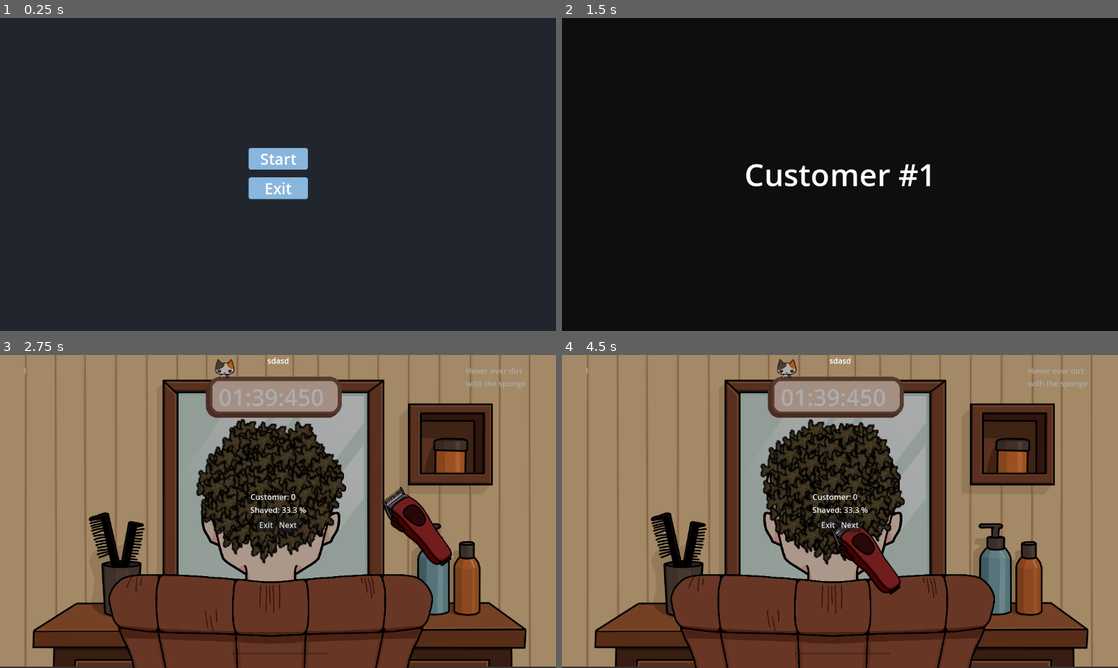
Above: before the commit, frames 1-4 (two rows, left to right).
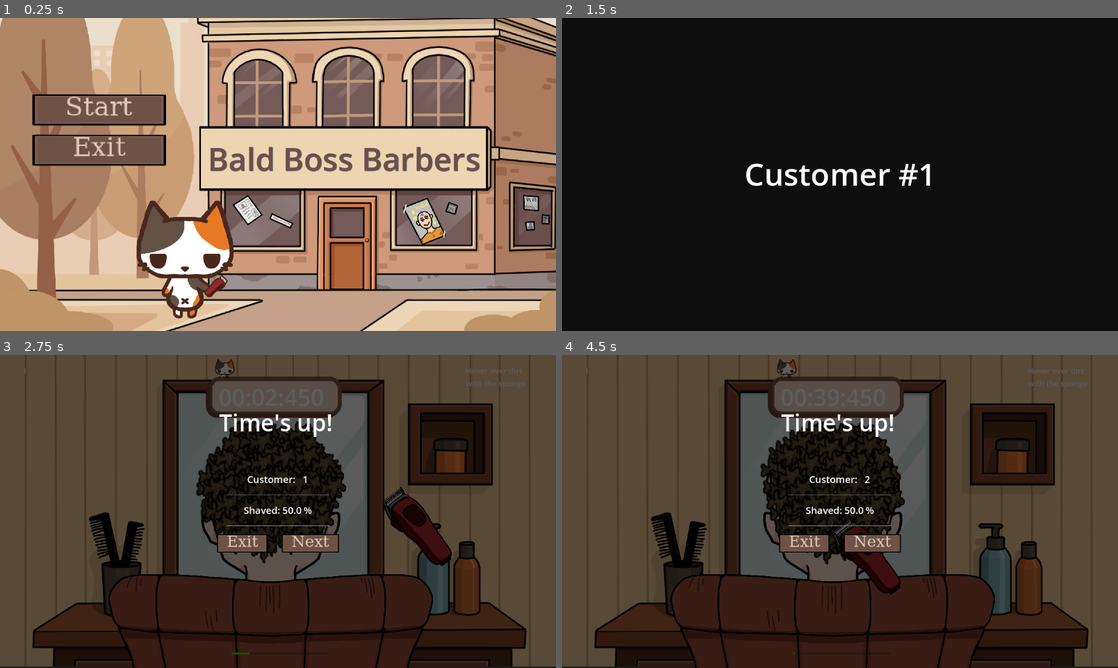
Above: after the commit, the same moments.

Repository: Warreign/fortune-favors-the-bold
Game: Godot game, scene res://MainMenu/MainMenu.tscn
Same seed, same stepped clock (60 frames per second), same inputs: the game is played once before the commit and once after it.
Inputs (mouse positions are in pixels of both pictures, inside the frame that each line leads up to):
- Up to frame 1 (0.25 s): no input
- Up to frame 2 (1.5 s): click "Start" at 0.5 s; click "Start" at 1.25 s
- Up to frame 3 (2.75 s): tap Enter at 2 s; move the mouse to (400, 495) at 2.02 s; tap G (_end_level) at 2.1 s
- Up to frame 4 (4.5 s): click "Next" at 2.75 s; click "Next" at 3.5 s; click (851, 524) at 4.25 s; move the mouse to (728, 527) at 4.27 s; tap G (_end_level) at 4.35 s

The runs differ from the first frame. In frame 1, 99% of the frame differs, in the area x 0-100%, y 0-100%; in frame 2, 0.3%; in frame 3, 88%; in frame 4, 88%.

Commit message:
menu assets

Diff:
--- a/General/LevelEnd.gd
+++ b/General/LevelEnd.gd
@@ -1,13 +1,19 @@
 extends CanvasLayer
 
 var current_customer_num: int
-@onready var percent_label: Label = $Container/StatsContainer/PercentStat/Value
-@onready var num_label: Label = $Container/StatsContainer/CustomerStat/Value
+@onready var percent_label: Label = $Container/InfoContainer/StatsContainer/PercentStat/Value
+@onready var num_label: Label = $Container/InfoContainer/StatsContainer/CustomerStat/Value
+@onready var main_title_label: Label = $Container/InfoContainer/Title
 
-func initialize_level_end(customer_num: int, percent: float):
+const FULLY_SHAVED_TITLE: String = "Perfectly shaved!"
+
+func initialize_level_end(customer_num: int, percent: float, is_timeout: bool):
 	current_customer_num = customer_num
-	percent_label.set_text(String.num(percent))
+	percent_label.set_text(String.num(percent, 2))
 	num_label.set_text(String.num_int64(customer_num))
+
+	if not is_timeout:
+		main_title_label.set_text(FULLY_SHAVED_TITLE)
 
 func _on_exit_pressed() -> void:
 	SceneLoader.load_scene(get_parent(), "main_menu", "Returning to menu")
--- a/General/LevelEnd.tscn
+++ b/General/LevelEnd.tscn
@@ -1,6 +1,14 @@
-[gd_scene load_steps=2 format=3 uid="uid://80ey67ev4igw"]
+[gd_scene load_steps=5 format=3 uid="uid://80ey67ev4igw"]
 
 [ext_resource type="Script" uid="uid://sj46uu1aptnp" path="res://General/LevelEnd.gd" id="1_shjiq"]
+[ext_resource type="Theme" uid="uid://drvxmh87hid0p" path="res://General/ui_theme.tres" id="2_o0fxl"]
+
+[sub_resource type="InputEventKey" id="InputEventKey_o0fxl"]
+device = -1
+keycode = 4194305
+
+[sub_resource type="Shortcut" id="Shortcut_d2ucb"]
+events = [SubResource("InputEventKey_o0fxl")]
 
 [node name="LevelEnd" type="CanvasLayer"]
 layer = 5
@@ -13,6 +21,7 @@
 anchor_bottom = 1.0
 grow_horizontal = 2
 grow_vertical = 2
+theme = ExtResource("2_o0fxl")
 
 [node name="Background" type="ColorRect" parent="Container"]
 layout_mode = 1
@@ -21,72 +30,96 @@
 anchor_bottom = 1.0
 grow_horizontal = 2
 grow_vertical = 2
-color = Color(0, 0, 0, 0.3254902)
+color = Color(0, 0, 0, 0.63529414)
 
-[node name="Title" type="Label" parent="Container"]
+[node name="InfoContainer" type="Control" parent="Container"]
+anchors_preset = 0
+offset_right = 40.0
+offset_bottom = 40.0
+
+[node name="InfoBackground" type="TextureRect" parent="Container/InfoContainer"]
+layout_mode = 0
+offset_right = 40.0
+offset_bottom = 40.0
+
+[node name="Title" type="Label" parent="Container/InfoContainer"]
 layout_mode = 1
 anchors_preset = 5
 anchor_left = 0.5
 anchor_right = 0.5
-offset_left = -0.5
-offset_right = 0.5
-offset_bottom = 23.0
+offset_left = 433.5
+offset_top = 106.0
+offset_right = 668.5
+offset_bottom = 173.0
 grow_horizontal = 2
-text = "sdasd"
+theme_type_variation = &"HeaderLarge"
+theme_override_font_sizes/font_size = 48
+text = "Time's up!"
 horizontal_alignment = 1
 
-[node name="StatsContainer" type="VBoxContainer" parent="Container"]
+[node name="StatsContainer" type="VBoxContainer" parent="Container/InfoContainer"]
 layout_mode = 1
 anchors_preset = 8
 anchor_left = 0.5
 anchor_top = 0.5
 anchor_right = 0.5
 anchor_bottom = 0.5
-offset_left = -20.0
-offset_top = -20.0
-offset_right = 20.0
-offset_bottom = 20.0
+offset_left = 451.0
+offset_top = 217.0
+offset_right = 661.0
+offset_bottom = 391.0
 grow_horizontal = 2
 grow_vertical = 2
 alignment = 1
 
-[node name="CustomerStat" type="HBoxContainer" parent="Container/StatsContainer"]
+[node name="CustomerStat" type="HBoxContainer" parent="Container/InfoContainer/StatsContainer"]
 layout_mode = 2
+theme_override_constants/separation = 15
+alignment = 1
 
-[node name="NameLabel" type="Label" parent="Container/StatsContainer/CustomerStat"]
+[node name="NameLabel" type="Label" parent="Container/InfoContainer/StatsContainer/CustomerStat"]
 layout_mode = 2
 text = "Customer:"
 
-[node name="Value" type="Label" parent="Container/StatsContainer/CustomerStat"]
+[node name="Value" type="Label" parent="Container/InfoContainer/StatsContainer/CustomerStat"]
 layout_mode = 2
 text = "#1"
 
-[node name="PercentStat" type="HBoxContainer" parent="Container/StatsContainer"]
+[node name="HSeparator" type="HSeparator" parent="Container/InfoContainer/StatsContainer"]
 layout_mode = 2
 
-[node name="PercentLabel" type="Label" parent="Container/StatsContainer/PercentStat"]
+[node name="PercentStat" type="HBoxContainer" parent="Container/InfoContainer/StatsContainer"]
+layout_mode = 2
+alignment = 1
+
+[node name="PercentLabel" type="Label" parent="Container/InfoContainer/StatsContainer/PercentStat"]
 layout_mode = 2
 text = "Shaved:"
 
-[node name="Value" type="Label" parent="Container/StatsContainer/PercentStat"]
+[node name="Value" type="Label" parent="Container/InfoContainer/StatsContainer/PercentStat"]
 layout_mode = 2
 text = "100"
 
-[node name="Symbol" type="Label" parent="Container/StatsContainer/PercentStat"]
+[node name="Symbol" type="Label" parent="Container/InfoContainer/StatsContainer/PercentStat"]
 layout_mode = 2
 text = "%"
 
-[node name="Buttons" type="HBoxContainer" parent="Container/StatsContainer"]
+[node name="HSeparator2" type="HSeparator" parent="Container/InfoContainer/StatsContainer"]
 layout_mode = 2
+
+[node name="Buttons" type="HBoxContainer" parent="Container/InfoContainer/StatsContainer"]
+layout_mode = 2
+theme_override_constants/separation = 70
 alignment = 1
 
-[node name="Exit" type="Button" parent="Container/StatsContainer/Buttons"]
+[node name="Exit" type="Button" parent="Container/InfoContainer/StatsContainer/Buttons"]
 layout_mode = 2
+shortcut = SubResource("Shortcut_d2ucb")
 text = "Exit"
 
-[node name="Next" type="Button" parent="Container/StatsContainer/Buttons"]
+[node name="Next" type="Button" parent="Container/InfoContainer/StatsContainer/Buttons"]
 layout_mode = 2
 text = "Next"
 
-[connection signal="pressed" from="Container/StatsContainer/Buttons/Exit" to="." method="_on_exit_pressed"]
-[connection signal="pressed" from="Container/StatsContainer/Buttons/Next" to="." method="_on_next_pressed"]
+[connection signal="pressed" from="Container/InfoContainer/StatsContainer/Buttons/Exit" to="." method="_on_exit_pressed"]
+[connection signal="pressed" from="Container/InfoContainer/StatsContainer/Buttons/Next" to="." method="_on_next_pressed"]
--- a/General/LoadingScreen.tscn
+++ b/General/LoadingScreen.tscn
@@ -1,6 +1,8 @@
-[gd_scene load_steps=7 format=3 uid="uid://b7x8j0revg2us"]
+[gd_scene load_steps=8 format=3 uid="uid://b7x8j0revg2us"]
 
 [ext_resource type="Script" uid="uid://dyv0rackafgea" path="res://General/LoadingScreen.gd" id="1_ny31r"]
+
+[sub_resource type="SystemFont" id="SystemFont_ny31r"]
 
 [sub_resource type="StyleBoxFlat" id="StyleBoxFlat_23wes"]
 bg_color = Color(1, 1, 1, 1)
@@ -105,12 +107,14 @@
 anchor_right = 0.5
 anchor_bottom = 0.5
 offset_left = -150.0
-offset_top = -45.5
+offset_top = -46.0
 offset_right = 150.0
-offset_bottom = 45.5
+offset_bottom = 45.0
 grow_horizontal = 2
 grow_vertical = 2
+theme_override_fonts/font = SubResource("SystemFont_ny31r")
 theme_override_font_sizes/font_size = 64
+text = "Hehe"
 
 [node name="ProgressBar" type="ProgressBar" parent="Container"]
 visible = false
--- a/General/PauseMenu.tscn
+++ b/General/PauseMenu.tscn
@@ -1,6 +1,7 @@
-[gd_scene load_steps=2 format=3 uid="uid://prq2bupdkrhr"]
+[gd_scene load_steps=3 format=3 uid="uid://prq2bupdkrhr"]
 
 [ext_resource type="Script" uid="uid://dg6cwem38nddr" path="res://General/PauseMenu.gd" id="1_08sjq"]
+[ext_resource type="Theme" uid="uid://drvxmh87hid0p" path="res://General/ui_theme.tres" id="2_a0k3f"]
 
 [node name="PauseMenu" type="CanvasLayer"]
 layer = 6
@@ -13,6 +14,7 @@
 anchor_bottom = 1.0
 grow_horizontal = 2
 grow_vertical = 2
+theme = ExtResource("2_a0k3f")
 
 [node name="Background" type="ColorRect" parent="Container"]
 layout_mode = 1
@@ -21,7 +23,7 @@
 anchor_bottom = 1.0
 grow_horizontal = 2
 grow_vertical = 2
-color = Color(0, 0, 0, 0.3529412)
+color = Color(0, 0, 0, 0.60784316)
 
 [node name="ButtonContainer" type="VBoxContainer" parent="Container"]
 layout_mode = 1
--- /dev/null
+++ b/General/ui_theme.tres
@@ -0,0 +1,48 @@
+[gd_resource type="Theme" load_steps=10 format=3 uid="uid://drvxmh87hid0p"]
+
+[ext_resource type="Texture2D" uid="uid://cyypg7bsev7sb" path="res://Sprites/WashGame/c9005c63238ca80a.png" id="1_cm6sn"]
+[ext_resource type="Texture2D" uid="uid://diouxafbjxigi" path="res://Sprites/WashGame/a9d2547f72ddb1b0.png" id="1_ediru"]
+[ext_resource type="Texture2D" uid="uid://bl4tgb5amuadr" path="res://Sprites/WashGame/996b1fac9df2d97d.png" id="3_1iuu4"]
+
+[sub_resource type="SystemFont" id="SystemFont_1iuu4"]
+font_names = PackedStringArray("Cursive")
+
+[sub_resource type="StyleBoxTexture" id="StyleBoxTexture_iby16"]
+texture = ExtResource("1_ediru")
+region_rect = Rect2(85, 99, 428, 168)
+
+[sub_resource type="StyleBoxEmpty" id="StyleBoxEmpty_1iuu4"]
+
+[sub_resource type="StyleBoxTexture" id="StyleBoxTexture_1iuu4"]
+texture = ExtResource("1_cm6sn")
+expand_margin_left = 20.0
+expand_margin_right = 20.0
+expand_margin_bottom = 5.0
+region_rect = Rect2(85, 98.919205, 428.1397, 168.16844)
+
+[sub_resource type="StyleBoxTexture" id="StyleBoxTexture_cm6sn"]
+texture = ExtResource("1_ediru")
+expand_margin_left = 20.0
+expand_margin_right = 20.0
+expand_margin_bottom = 5.0
+region_rect = Rect2(84.59308, 99.215294, 428.99158, 168.02298)
+
+[sub_resource type="StyleBoxTexture" id="StyleBoxTexture_c65qe"]
+texture = ExtResource("3_1iuu4")
+expand_margin_left = 20.0
+expand_margin_right = 20.0
+expand_margin_bottom = 5.0
+region_rect = Rect2(85, 100, 429, 167)
+
+[resource]
+resource_name = "UI_Theme"
+Button/colors/font_color = Color(0.8886193, 0.79187346, 0.7382984, 1)
+Button/font_sizes/font_size = 32
+Button/fonts/font = SubResource("SystemFont_1iuu4")
+Button/styles/disabled = SubResource("StyleBoxTexture_iby16")
+Button/styles/focus = SubResource("StyleBoxEmpty_1iuu4")
+Button/styles/hover = SubResource("StyleBoxTexture_1iuu4")
+Button/styles/normal = SubResource("StyleBoxTexture_cm6sn")
+Button/styles/pressed = SubResource("StyleBoxTexture_c65qe")
+Label/font_sizes/font_size = 20
+VBoxContainer/constants/separation = 16
--- a/Levels/Customer.gd
+++ b/Levels/Customer.gd
@@ -33,12 +33,12 @@
 			add_child(pause_menu_instance)
 			is_paused = true;
 
-		if Input.is_action_just_pressed("_end_level") or level_end:
-			var level_end_instance = preload(level_end_widget_path).instantiate()
-			add_child(level_end_instance)
-			level_end_instance.initialize_level_end(customer_number, 33.3)
-			is_paused = true;
+		if Input.is_action_just_pressed("_end_level"):
+			_on_level_end(true, 50);
 
 
-func _on_level_end():
-	level_end = true
+func _on_level_end(is_timeout: bool, percent_shaved: float):
+	var level_end_instance = preload(level_end_widget_path).instantiate()
+	add_child(level_end_instance)
+	level_end_instance.initialize_level_end(customer_number, percent_shaved, is_timeout)
+	is_paused = true;
--- a/Levels/Customer.tscn
+++ /dev/null
@@ -1,27 +0,0 @@
-[gd_scene load_steps=4 format=3 uid="uid://lxb6fdqgcxhm"]
-
-[ext_resource type="Script" uid="uid://bc5wc0glnq37g" path="res://Levels/Customer.gd" id="1_ou3f1"]
-[ext_resource type="PackedScene" uid="uid://bv0dcaep2esce" path="res://General/HUD.tscn" id="2_q872d"]
-[ext_resource type="Texture2D" uid="uid://dwqfyvmg6t826" path="res://General/barbershop.png" id="3_q872d"]
-
-[node name="Customer" type="Node2D"]
-script = ExtResource("1_ou3f1")
-customer_number = 1
-
-[node name="Hud" parent="." instance=ExtResource("2_q872d")]
-layer = 5
-
-[node name="Background" type="CanvasLayer" parent="."]
-
-[node name="TextureRect" type="TextureRect" parent="Background"]
-texture_filter = 1
-anchors_preset = 15
-anchor_right = 1.0
-anchor_bottom = 1.0
-grow_horizontal = 2
-grow_vertical = 2
-size_flags_horizontal = 3
-size_flags_vertical = 3
-texture = ExtResource("3_q872d")
-
-[node name="Sprite2D" type="Sprite2D" parent="."]
--- a/Levels/Customer0.tscn
+++ b/Levels/Customer0.tscn
@@ -19,6 +19,7 @@
 
 [node name="HairGroom" type="Node2D"]
 script = ExtResource("1_penn8")
+customer_number = 1
 
 [node name="BackgroundShaveGame" type="Sprite2D" parent="."]
 position = Vector2(575.49976, 321.50012)
@@ -120,7 +121,8 @@
 CHANCE = 10
 
 [node name="ThinkTimer" type="Timer" parent="HairSpawner"]
-wait_time = 100.0
+wait_time = 3.0
+one_shot = true
 autostart = true
 
 [node name="CorrectTimer" type="Timer" parent="HairSpawner"]
--- a/Levels/Customer1.tscn
+++ b/Levels/Customer1.tscn
@@ -1,40 +1,61 @@
-[gd_scene load_steps=10 format=3 uid="uid://crqo8o2cfemv7"]
+[gd_scene load_steps=13 format=3 uid="uid://crqo8o2cfemv7"]
 
-[ext_resource type="Texture2D" uid="uid://7ugarm1hxci4" path="res://Sprites/WashGame/Game.png" id="1_n7bfs"]
-[ext_resource type="Script" uid="uid://bc5wc0glnq37g" path="res://Levels/Customer.gd" id="1_pxufq"]
-[ext_resource type="Texture2D" uid="uid://pief7y7ppxla" path="res://Sprites/WashGame/headF.png" id="2_renv4"]
-[ext_resource type="Script" uid="uid://blqx70sywhngi" path="res://Scripts/hair_spawner.gd" id="3_sjn8q"]
-[ext_resource type="PackedScene" uid="uid://dr7seaticcntf" path="res://Prefabs/Hair.tscn" id="4_0dohr"]
-[ext_resource type="Script" uid="uid://cbb0f3rgtib20" path="res://Scripts/shaver.gd" id="5_tp26c"]
-[ext_resource type="Texture2D" uid="uid://b3yvrtrvg4o2m" path="res://Sprites/WashGame/Sponge.png" id="6_ttq7d"]
+[ext_resource type="Script" uid="uid://bc5wc0glnq37g" path="res://Levels/Customer.gd" id="1_tp26c"]
+[ext_resource type="Texture2D" uid="uid://7ugarm1hxci4" path="res://Sprites/WashGame/Game.png" id="2_ttq7d"]
+[ext_resource type="Texture2D" uid="uid://pief7y7ppxla" path="res://Sprites/WashGame/headF.png" id="3_xnbha"]
+[ext_resource type="Texture2D" uid="uid://dy1p8s5ej0mti" path="res://Sprites/WashGame/chair.png" id="4_wsl7q"]
+[ext_resource type="Texture2D" uid="uid://c2tdn2yv62tj8" path="res://Sprites/WashGame/timer.png" id="5_t6ypn"]
+[ext_resource type="Script" uid="uid://blqx70sywhngi" path="res://Scripts/hair_spawner.gd" id="6_retuo"]
+[ext_resource type="PackedScene" uid="uid://dr7seaticcntf" path="res://Prefabs/Hair.tscn" id="7_wvesq"]
+[ext_resource type="Script" uid="uid://cbb0f3rgtib20" path="res://Scripts/shaver.gd" id="8_6vvar"]
+[ext_resource type="Texture2D" uid="uid://7ixxwlmtejei" path="res://Sprites/WashGame/shaver.png" id="9_rfgh6"]
+[ext_resource type="Texture2D" uid="uid://ciy1ymckktomb" path="res://Sprites/WashGame/shaver_head1.png" id="10_3niro"]
 
 [sub_resource type="CircleShape2D" id="CircleShape2D_0nlrr"]
 radius = 129.0
 
 [sub_resource type="RectangleShape2D" id="RectangleShape2D_twggc"]
-size = Vector2(81.5586, 35.125847)
+size = Vector2(49.66404, 31.659348)
 
 [node name="HairGroom" type="Node2D"]
-script = ExtResource("1_pxufq")
-customer_number = 1
+script = ExtResource("1_tp26c")
+customer_number = 2
 
-[node name="BackgroundWashGame" type="Sprite2D" parent="."]
+[node name="BackgroundShaveGame" type="Sprite2D" parent="."]
 position = Vector2(575.49976, 321.50012)
 scale = Vector2(0.6015623, 0.5990741)
-texture = ExtResource("1_n7bfs")
+texture = ExtResource("2_ttq7d")
 
 [node name="Head" type="Control" parent="."]
 layout_mode = 3
 anchors_preset = 0
-offset_left = 349.0
-offset_top = 65.0
-offset_right = 812.0
-offset_bottom = 528.0
+offset_left = 347.0
+offset_top = 27.0
+offset_right = 810.0
+offset_bottom = 490.0
 
-[node name="Plate" type="Sprite2D" parent="Head"]
+[node name="Head" type="Sprite2D" parent="Head"]
 position = Vector2(213.99994, 290.99994)
 scale = Vector2(0.2554876, 0.2309982)
-texture = ExtResource("2_renv4")
+texture = ExtResource("3_xnbha")
+
+[node name="Chair" type="Sprite2D" parent="."]
+position = Vector2(561, 632)
+scale = Vector2(0.207, 0.206)
+texture = ExtResource("4_wsl7q")
+
+[node name="Clock" type="Sprite2D" parent="."]
+position = Vector2(573, 111.000015)
+scale = Vector2(0.12, 0.12)
+texture = ExtResource("5_t6ypn")
+
+[node name="ClockLabel" type="Label" parent="Clock"]
+offset_left = -1000.00024
+offset_top = -475.00015
+offset_right = 950.00024
+offset_bottom = 49.999847
+theme_override_font_sizes/font_size = 400
+text = "00:00:000"
 
 [node name="CenterContainer" type="VBoxContainer" parent="."]
 anchors_preset = 8
@@ -80,13 +101,6 @@
 text = "Timeout"
 horizontal_alignment = 1
 
-[node name="ClockLabel" type="Label" parent="CenterContainer/Control"]
-layout_mode = 0
-offset_left = 46.0
-offset_top = -603.0
-offset_right = 146.0
-offset_bottom = -580.0
-
 [node name="ReferenceRect" type="ReferenceRect" parent="."]
 offset_left = 388.0
 offset_top = 180.0
@@ -95,17 +109,19 @@
 border_color = Color(1, 0, 0, 0)
 
 [node name="Area2D" type="Area2D" parent="."]
+position = Vector2(-2, -38)
 
 [node name="ReferenceHeadCollision" type="CollisionShape2D" parent="Area2D"]
-position = Vector2(563, 317)
+position = Vector2(563, 316)
 shape = SubResource("CircleShape2D_0nlrr")
 
 [node name="HairSpawner" type="Node" parent="."]
-script = ExtResource("3_sjn8q")
-hair_prefab = ExtResource("4_0dohr")
+script = ExtResource("6_retuo")
+hair_prefab = ExtResource("7_wvesq")
+CHANCE = 10
 
 [node name="ThinkTimer" type="Timer" parent="HairSpawner"]
-wait_time = 100.0
+wait_time = 40.0
 autostart = true
 
 [node name="CorrectTimer" type="Timer" parent="HairSpawner"]
@@ -135,13 +151,21 @@
 [node name="Shaver" type="CharacterBody2D" parent="." groups=["Shaver"]]
 z_index = 1
 position = Vector2(1, 1)
-script = ExtResource("5_tp26c")
+script = ExtResource("8_6vvar")
 
 [node name="Shaver2" type="Sprite2D" parent="Shaver"]
 visibility_layer = 2
-position = Vector2(366.708, 196.641)
-scale = Vector2(2.65168, 2.8503)
-texture = ExtResource("6_ttq7d")
+position = Vector2(428, 216.00002)
+rotation = -0.64751714
+scale = Vector2(0.4, 0.431)
+texture = ExtResource("9_rfgh6")
+
+[node name="Shaver3" type="Sprite2D" parent="Shaver"]
+visibility_layer = 2
+position = Vector2(428, 216.00002)
+rotation = -0.64751714
+scale = Vector2(0.4, 0.431)
+texture = ExtResource("10_3niro")
 
 [node name="ColorRect" type="ColorRect" parent="Shaver"]
 visible = false
@@ -151,8 +175,8 @@
 color = Color(0.992157, 0.992157, 0.227451, 1)
 
 [node name="CollisionShape2D" type="CollisionShape2D" parent="Shaver"]
-position = Vector2(350.00003, 183.00003)
-rotation = -0.528221
+position = Vector2(355.63208, 188.14241)
+rotation = -0.65100783
 shape = SubResource("RectangleShape2D_twggc")
 
 [connection signal="timeout" from="HairSpawner/ThinkTimer" to="HairSpawner" method="_on_timer_timeout"]
--- a/Levels/Customer2.tscn
+++ /dev/null
@@ -1,27 +0,0 @@
-[gd_scene load_steps=4 format=3 uid="uid://ftcrwiwqk2ay"]
-
-[ext_resource type="Script" uid="uid://bc5wc0glnq37g" path="res://Levels/Customer.gd" id="1_lpy2a"]
-[ext_resource type="PackedScene" uid="uid://bv0dcaep2esce" path="res://General/HUD.tscn" id="2_3u3g1"]
-[ext_resource type="Texture2D" uid="uid://dwqfyvmg6t826" path="res://General/barbershop.png" id="3_50y7p"]
-
-[node name="Customer" type="Node2D"]
-script = ExtResource("1_lpy2a")
-customer_number = 2
-
-[node name="Hud" parent="." instance=ExtResource("2_3u3g1")]
-layer = 5
-
-[node name="Background" type="CanvasLayer" parent="."]
-
-[node name="TextureRect" type="TextureRect" parent="Background"]
-texture_filter = 1
-anchors_preset = 15
-anchor_right = 1.0
-anchor_bottom = 1.0
-grow_horizontal = 2
-grow_vertical = 2
-size_flags_horizontal = 3
-size_flags_vertical = 3
-texture = ExtResource("3_50y7p")
-
-[node name="Sprite2D" type="Sprite2D" parent="."]
--- a/MainMenu/MainMenu.gd
+++ b/MainMenu/MainMenu.gd
@@ -5,7 +5,7 @@
 	SceneLoader.set_configuration({
 		"scenes": {
 			"customer1": "res://Levels/Customer0.tscn",
-			"customer2": "res://Levels/Customer2.tscn",
+			"customer2": "res://Levels/Customer1.tscn",
 			"main_menu": "res://MainMenu/MainMenu.tscn"
 		},
 		"path_to_progress_bar": "Container/ProgressBar",
--- a/MainMenu/MainMenu.tscn
+++ b/MainMenu/MainMenu.tscn
@@ -1,35 +1,17 @@
-[gd_scene load_steps=5 format=3 uid="uid://bgg7tdb3xlmg1"]
+[gd_scene load_steps=7 format=3 uid="uid://bgg7tdb3xlmg1"]
 
+[ext_resource type="Theme" uid="uid://drvxmh87hid0p" path="res://General/ui_theme.tres" id="1_cruaa"]
 [ext_resource type="Script" uid="uid://dv11cnnstxlh" path="res://MainMenu/MainMenu.gd" id="1_r4jk3"]
+[ext_resource type="Texture2D" uid="uid://ne1wjjrd8wb6" path="res://Sprites/WashGame/5f73aca32be26eb0.png" id="3_b76km"]
 
-[sub_resource type="StyleBoxFlat" id="StyleBoxFlat_axdq8"]
-bg_color = Color(0.168627, 0.211765, 0.266667, 1)
-border_width_left = 24
-border_width_right = 24
-border_color = Color(0.168627, 0.211765, 0.266667, 1)
-corner_radius_top_left = 4
-corner_radius_top_right = 4
-corner_radius_bottom_right = 4
-corner_radius_bottom_left = 4
+[sub_resource type="SystemFont" id="SystemFont_b76km"]
 
-[sub_resource type="StyleBoxFlat" id="StyleBoxFlat_7r7ru"]
-bg_color = Color(0.533333, 0.713726, 0.866667, 1)
-border_width_left = 24
-border_width_right = 24
-border_color = Color(0.533333, 0.713726, 0.866667, 1)
-corner_radius_top_left = 4
-corner_radius_top_right = 4
-corner_radius_bottom_right = 4
-corner_radius_bottom_left = 4
+[sub_resource type="InputEventKey" id="InputEventKey_b76km"]
+device = -1
+keycode = 4194305
 
-[sub_resource type="Theme" id="Theme_f1yl6"]
-Button/colors/font_color = Color(1, 1, 1, 1)
-Button/font_sizes/font_size = 32
-Button/styles/hover = SubResource("StyleBoxFlat_axdq8")
-Button/styles/normal = SubResource("StyleBoxFlat_7r7ru")
-Button/styles/pressed = SubResource("StyleBoxFlat_7r7ru")
-Label/font_sizes/font_size = 48
-VBoxContainer/constants/separation = 16
+[sub_resource type="Shortcut" id="Shortcut_lbqne"]
+events = [SubResource("InputEventKey_b76km")]
 
 [node name="MainMenu" type="Control"]
 layout_mode = 3
@@ -38,43 +20,50 @@
 anchor_bottom = 1.0
 grow_horizontal = 2
 grow_vertical = 2
-theme = SubResource("Theme_f1yl6")
+theme = ExtResource("1_cruaa")
 script = ExtResource("1_r4jk3")
 
-[node name="Background" type="ColorRect" parent="."]
+[node name="TextureRect" type="TextureRect" parent="."]
+texture_filter = 1
 layout_mode = 1
 anchors_preset = 15
 anchor_right = 1.0
 anchor_bottom = 1.0
 grow_horizontal = 2
 grow_vertical = 2
-color = Color(0.129412, 0.14902, 0.180392, 1)
+texture = ExtResource("3_b76km")
+expand_mode = 3
 
 [node name="Title" type="Label" parent="."]
 layout_mode = 1
 anchors_preset = 5
 anchor_left = 0.5
 anchor_right = 0.5
-offset_left = -175.0
-offset_top = 64.0
-offset_right = 175.0
-offset_bottom = 155.0
+offset_left = -146.0
+offset_top = 246.0
+offset_right = 419.0
+offset_bottom = 337.0
 grow_horizontal = 2
+theme_override_colors/font_color = Color(0.41960785, 0.30980393, 0.3019608, 1)
+theme_override_colors/font_shadow_color = Color(0.38, 0.38, 0.38, 1)
+theme_override_colors/font_outline_color = Color(1, 1, 1, 1)
+theme_override_fonts/font = SubResource("SystemFont_b76km")
+theme_override_font_sizes/font_size = 65
+text = "Bald Boss Barbers"
 horizontal_alignment = 1
 
 [node name="Buttons" type="VBoxContainer" parent="."]
+texture_filter = 1
 layout_mode = 1
-anchors_preset = 8
-anchor_left = 0.5
+anchors_preset = 4
 anchor_top = 0.5
-anchor_right = 0.5
 anchor_bottom = 0.5
-offset_left = -42.5
-offset_top = -55.0
-offset_right = 42.5
-offset_bottom = 55.0
-grow_horizontal = 2
+offset_left = 101.0
+offset_top = -166.0
+offset_right = 224.0
+offset_bottom = -56.0
 grow_vertical = 2
+scale = Vector2(1.7, 1.7)
 
 [node name="Start" type="Button" parent="Buttons"]
 layout_mode = 2
@@ -82,6 +71,7 @@
 
 [node name="Exit" type="Button" parent="Buttons"]
 layout_mode = 2
+shortcut = SubResource("Shortcut_lbqne")
 text = "Exit"
 
 [connection signal="pressed" from="Buttons/Start" to="." method="_on_start_pressed"]
--- a/Scripts/hair_spawner.gd
+++ b/Scripts/hair_spawner.gd
@@ -1,6 +1,6 @@
 extends Node
 
-signal end
+signal end(is_timeout: bool, percent: float)
 
 var sb
 
@@ -45,10 +45,10 @@
 		#hair_num = HAIR_NUMBER
 		#spawn_hairs(hair_num)
 		$"../CenterContainer/Control/CorrectLabel".visible = true
-		$CorrectTimer.start()
+		#$CorrectTimer.start()
 		#$ThinkTimer.start()
 		#current_iteration += 1
-		emit_signal("end")
+		emit_signal("end", false, 100.0)
 
 	if Input.is_action_just_pressed("start_cut") and not $"..".is_paused:
 		AudioManager.shave.play()
@@ -91,13 +91,9 @@
 func _on_timer_timeout() -> void:
 	print("Bembelem Timer")
 	$"../CenterContainer/Control/WrongLabel".visible = true
-	free_hair()
 
-	$WrongTimer.start()
-	#$ThinkTimer.start()
 	current_iteration += 1
-	emit_signal("end")
-
+	emit_signal("end", true, ((1 - (float)(hair_num) / HAIR_NUMBER)) * 100.0)
 
 func _on_correct_timer_timeout() -> void:
 	$"../CenterContainer/Control/CorrectLabel".visible = false
Not shown: 1 places in Levels/Customer0.tscn that only renumber resources
Binary file added: Sprites/WashGame/5f73aca32be26eb0.png
Not shown, added: Sprites/WashGame/5f73aca32be26eb0.png.import
Binary file added: Sprites/WashGame/996b1fac9df2d97d.png
Not shown, added: Sprites/WashGame/996b1fac9df2d97d.png.import
Binary file added: Sprites/WashGame/a9d2547f72ddb1b0.png
Not shown, added: Sprites/WashGame/a9d2547f72ddb1b0.png.import
Binary file added: Sprites/WashGame/c9005c63238ca80a.png
Not shown, added: Sprites/WashGame/c9005c63238ca80a.png.import
Not shown, changed: export_presets.cfg
Not shown, added: bin/fortune.console.exe
Not shown, added: bin/fortune.exe
